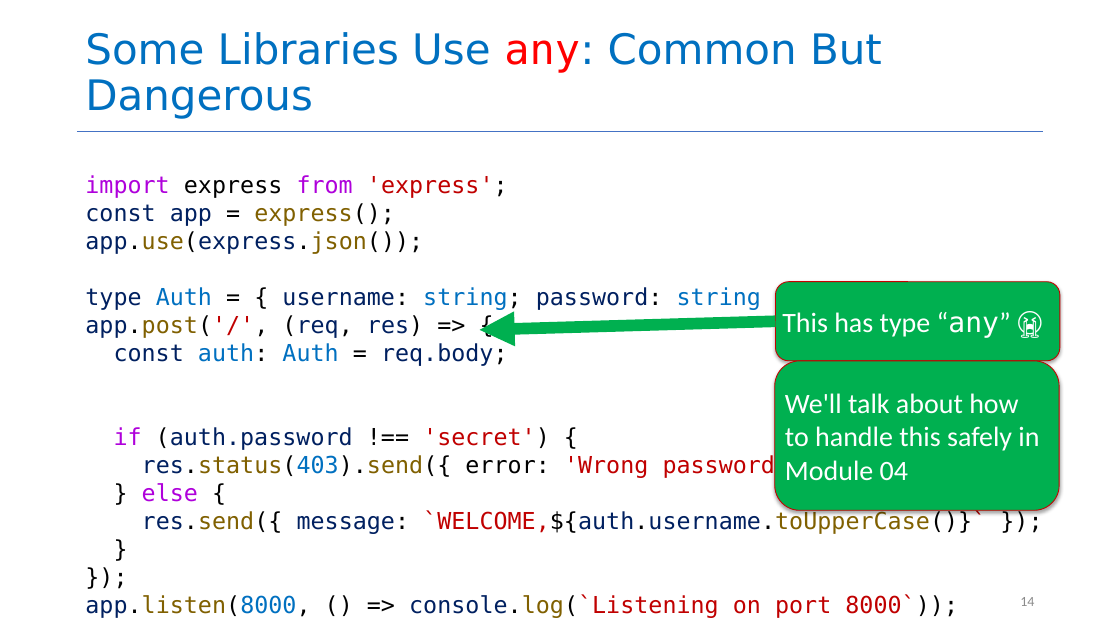
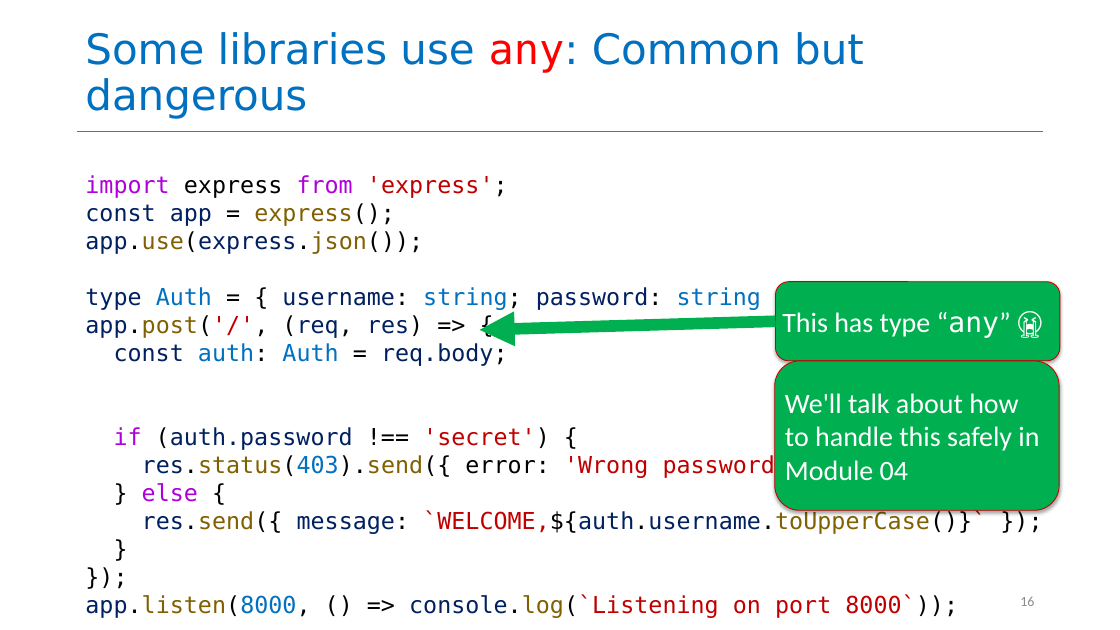
Before and after one commit to neu-se/CS4530-Fall-2026, a slide deck: slide 16 of Slides/Module 03 Unit Testing.pptx (slide 14 before the commit). Drawn at 1120x630 pixels with LibreOffice and Linux fonts; fonts in the diff are those of the drawing. Boxes give left, top, right and bottom in pixels: in the first picture for what was removed or moved away, otherwise in the second. Text is boxed around its words. In the diff, an @@ line names an element or a change of style, - is before the commit and + after.

```diff
--- a/Slides/Module 03 Unit Testing.pptx
+++ b/Slides/Module 03 Unit Testing.pptx
@@ title at bbox=[85, 32, 864, 119]: text changed @@
-Some Libraries Use any: Common But Dangerous
+Some libraries use any: Common but dangerous
@@ page number at bbox=[1020, 597, 1034, 606]: text changed @@
-14
+16
```
Also in this commit, not shown: 7 other slides changed, 2 slides added, 1 slide removed, 1 other file.
